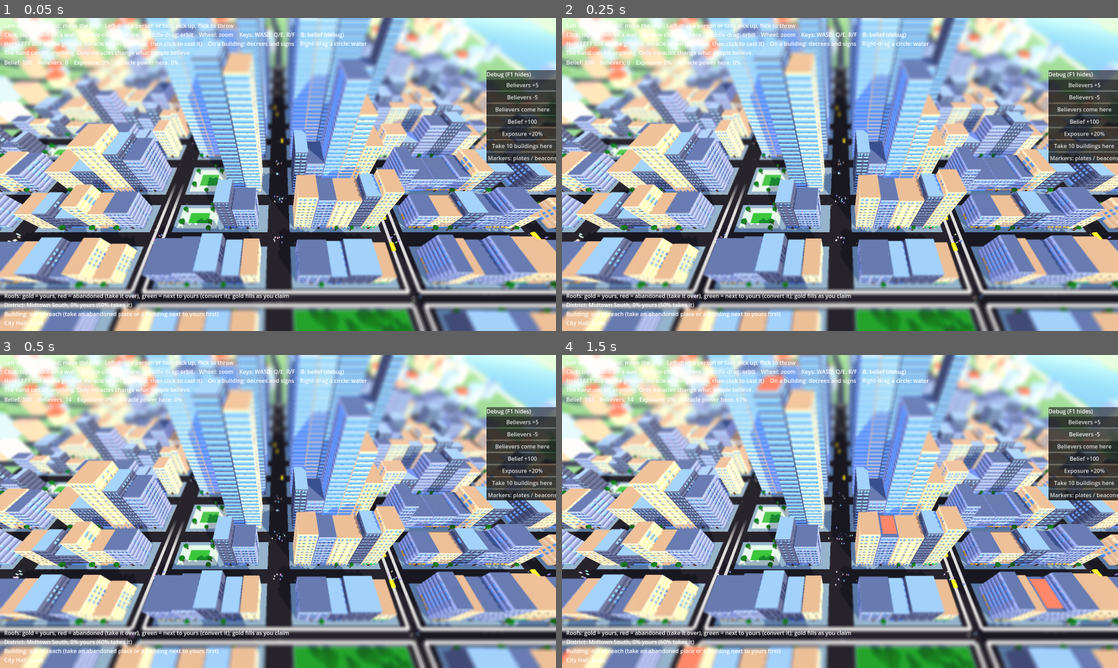
Above: before the commit, frames 1-4 (two rows, left to right).
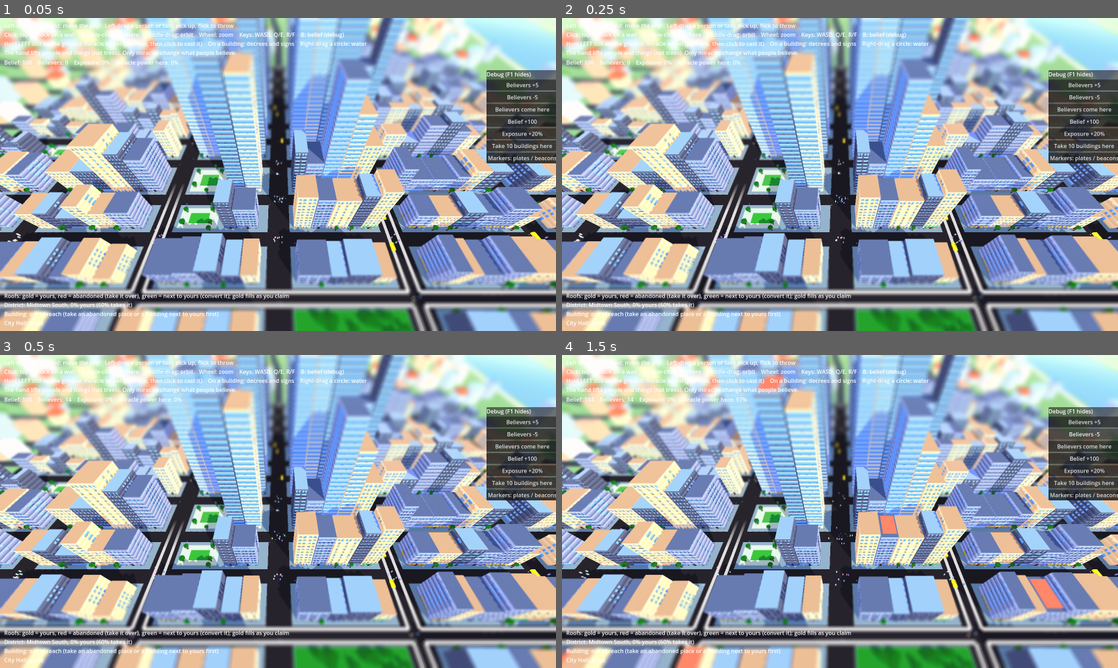
Above: after the commit, the same moments.

Repository: eilamshahaf-droid/balck-and-white-3
Game: Godot game, scene res://scenes/main.tscn
Two runs of this game, one before a commit and one after it. Both use one fixed random seed, a clock stepped at 60 frames per second and the inputs below.
Inputs:
- Up to frame 1 (0.05 s): no input
- Up to frame 2 (0.25 s): no input
- Up to frame 3 (0.5 s): no input
- Up to frame 4 (1.5 s): click "Believers +5" at 0.5 s; click "Believers -5" at 1.25 s

The runs differ from the first frame. In frame 1, 0.2% of the frame differs, in the area x 5-43%, y 10-13%; in frame 2, 0.2%; in frame 3, 0.2%; in frame 4, 0.2%.

Commit message:
Roaches and money miracles; fire leaves a building abandoned; dearer miracles; Change Use picks from a wheel of uses
Co-Authored-By: Claude Opus 5.5 <noreply@anthropic.com>
Claude-Session: https://claude.ai/code/session_01HXQnyizAUuYFrbB9vQwQXb

Diff:
--- a/scenes/main.tscn
+++ b/scenes/main.tscn
@@ -85,7 +85,7 @@
 text = "Left-drag the ground: move the city    Left-drag a person or taxi: pick up, flick to throw
 Click: tap / knock on a wall    Double-click: fly there    Middle-drag: orbit    Wheel: zoom    Keys: WASD, Q/E, R/F    B: belief (debug)
 Hold LEFT still on the ground: miracle wheel (pick one, then click to cast it)    On a building: decrees and signs    Right-drag a circle: water
-The hand can lift anything. Only miracles change what people believe."
+The hand lifts people and things (not trees). Only miracles change what people believe."
 
 [node name="Stats" type="Label" parent="HUD"]
 offset_left = 12.0
--- a/scripts/decree_looks.gd
+++ b/scripts/decree_looks.gd
@@ -65,15 +65,15 @@
 				var x := (i + 0.5) / count * size.x - size.x / 2.0
 				_box(building, Vector3(1.4, size.y * 0.55, 0.1), Vector3(x, foot + size.y * 0.55, face + side * 0.1), _mat(D.facade_color, false))
 			_box(building, Vector3(size.x, 0.35, 0.2), Vector3(0, -foot - 0.4, face + side * 0.1), _mat(Color(1.0, 0.9, 0.6), true))
-		var use: int = building.get_meta(&"decree_use", 0)
-		if use > 0:
+		var use: String = building.get_meta(&"decree_use", "")
+		if use != "":
 			# A rooftop sign, so the god can read it from up high.
-			var name := D.uses[(use - 1) % D.uses.size()].to_upper()
+			var name := use.to_upper()
 			var fit := clampi(roundi(size.x * 0.9 / (name.length() * 0.6 * LABEL_PIXEL)), 40, 160)
 			_label(building, name, Vector3(0, -foot + 3.0, size.z * 0.4 + side * 0.2), yaw, fit, GOLD)
 		if building.get_meta(&"decree_preserve", false):
 			_label(building, "PRESERVED\nForm 12-B", Vector3(size.x * 0.3, foot + 2.0, face + side * 0.05), yaw, 40, BRONZE)
-	if building.get_meta(&"decree_use", 0) > 0:
+	if building.get_meta(&"decree_use", "") != "":
 		_box(building, Vector3(size.x * 0.9, 4.0, 0.3), Vector3(0, -foot + 3.0, size.z * 0.4), _mat(Color(0.2, 0.15, 0.25), false))
 	if building.get_meta(&"decree_luxury", false):
 		var top := -foot
--- a/scripts/decree_settings.gd
+++ b/scripts/decree_settings.gd
@@ -26,7 +26,7 @@
 @export_group("Change use: the building does something else for you")
 @export var use_cost := 25.0
 @export var use_exposure := 0.02
-@export var uses: Array[String] = ["Prayer House", "Course Center", "Free Personality Test"]
+@export var uses: Array[String] = ["Prayer House", "Course Center", "Free Personality Test", "Combat Training"]   # Combat Training: the force route trains believers there
 
 @export_group("Preserve: no demolition, no buying it from under you")
 @export var preserve_cost := 20.0
--- a/scripts/decrees.gd
+++ b/scripts/decrees.gd
@@ -46,6 +46,25 @@
 	return items
 
 
+## The second wheel of "Change Use": one slice per use.
+func use_items(building: Node3D) -> Array[Dictionary]:
+	var items: Array[Dictionary] = []
+	var current := use_of(building)
+	var price := cost(&"use", building)
+	for i in D.uses.size():
+		var use_name: String = D.uses[i]
+		items.append({"id": StringName(use_name), "label": use_name,
+				"color": Color.from_hsv(0.3 + 0.12 * i, 0.45, 0.9),
+				"note": "now" if use_name == current else "%d belief" % roundi(price),
+				"enabled": use_name != current and faith.belief_pool >= price})
+	return items
+
+
+## What `building` is used for since a Change Use decree ("" if none).
+func use_of(building: Node3D) -> String:
+	return building.get_meta(&"decree_use", "")
+
+
 ## Is `building` the god's? Districts is the one place that decides.
 func is_yours(building: Node3D) -> bool:
 	return districts.owns(building)
@@ -71,7 +90,8 @@
 	return base * lerpf(M.weak_cost, M.strong_cost, miracles.power_at(building.global_position))
 
 
-func issue(kind: StringName, building: Node3D) -> void:
+## Sign decree `kind` for `building`; a Change Use names the new use.
+func issue(kind: StringName, building: Node3D, use_name := "") -> void:
 	if not is_yours(building):
 		decree_failed.emit(&"not_yours")
 		return
@@ -86,7 +106,7 @@
 			building.set_meta(&"decree_floors", building.get_meta(&"decree_floors", 0) + 1)
 			DecreeLooks.grow(building, D.floors_per_decree)
 		&"use":
-			building.set_meta(&"decree_use", building.get_meta(&"decree_use", 0) + 1)
+			building.set_meta(&"decree_use", use_name)
 		_:
 			building.set_meta(&"decree_" + kind, true)
 	if kind == &"preserve":
--- a/scripts/hand_tools.gd
+++ b/scripts/hand_tools.gd
@@ -16,7 +16,7 @@
 const RadialWheel = preload("res://scripts/radial_wheel.gd")
 const Sfx = preload("res://scripts/sfx.gd")
 
-enum Mode { NONE, MIRACLES, BUILDING }
+enum Mode { NONE, MIRACLES, BUILDING, USES }
 
 @onready var hand: Node3D = get_node("../GodHand")
 @onready var miracles: Node = get_node("../Miracles")
@@ -88,6 +88,8 @@
 		_wheel.point_at(event.position)  # where the button came up, not where the mouse is a frame later
 		_choose()
 		get_viewport().set_input_as_handled()
+	elif event.button_index == MOUSE_BUTTON_LEFT:
+		get_viewport().set_input_as_handled()  # the click that picks from a second wheel
 	elif event.button_index == MOUSE_BUTTON_RIGHT and event.pressed:
 		_close()  # never mind
 		get_viewport().set_input_as_handled()
@@ -123,15 +125,23 @@
 			Mode.BUILDING:
 				if building and id in DivineSign.KINDS:
 					_give_sign(building, id)
+				elif building and id == &"use":
+					# Which use: a second wheel in the same place; the next click picks.
+					_mode = Mode.USES
+					_wheel.open(_wheel.center, decrees.use_items(building))
+					return
 				elif building:
 					decrees.issue(id, building)
+			Mode.USES:
+				if building:
+					decrees.issue(&"use", building, String(id))
 	_close()
 
 
 func _close() -> void:
 	_wheel.visible = false
 	_wheel.set_process(false)
-	if _mode == Mode.BUILDING and is_instance_valid(_target.collider):
+	if _mode in [Mode.BUILDING, Mode.USES] and is_instance_valid(_target.collider):
 		_set_outline(_target.collider, false)
 	_target = {}
 	_mode = Mode.NONE
